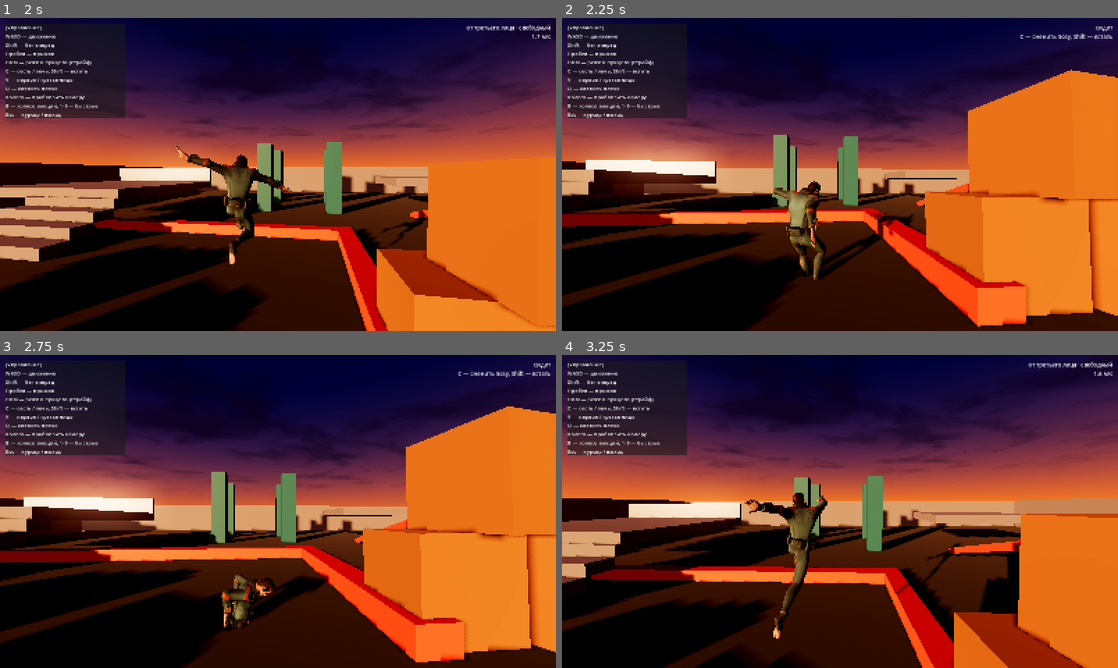
Above: before the commit, frames 1-4 (two rows, left to right).
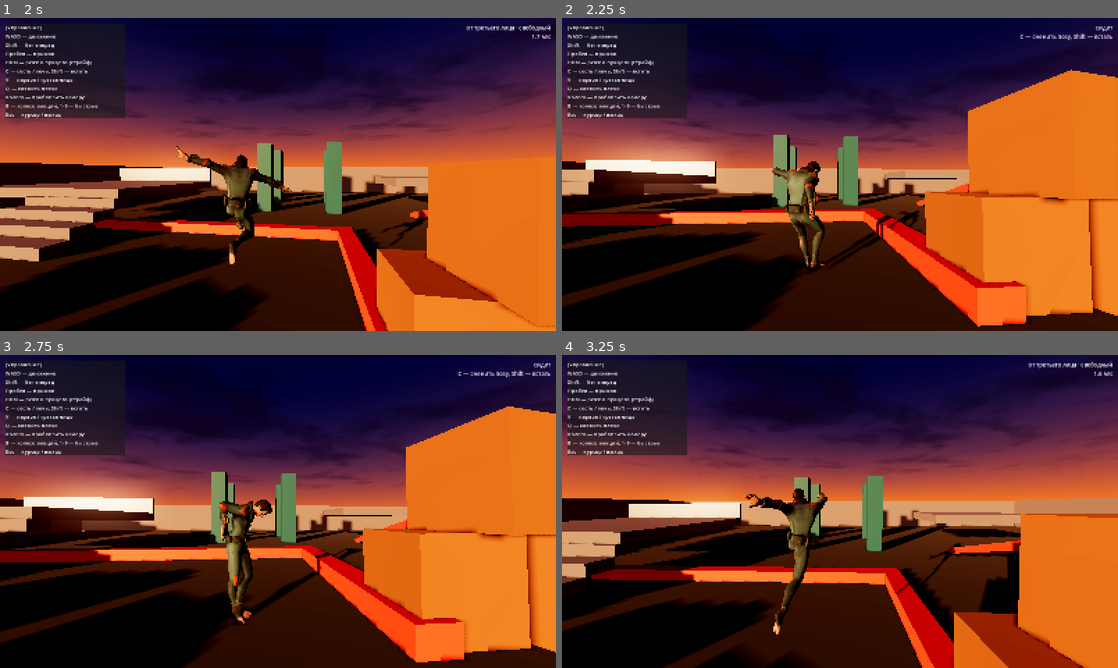
Above: after the commit, the same moments.

Repository: gazpromivanovic-boop/Sex
Game: Godot game, scene res://scenes/main.tscn
Two runs of this game, one before a commit and one after it. Both use one fixed random seed, a clock stepped at 60 frames per second and the inputs below.
Inputs (mouse positions are in pixels of both pictures, inside the frame that each line leads up to):
- Up to frame 1 (2 s): move the mouse to (305, 174) at 0.52 s; hold Right mouse button (aim) 0.53-1.28 s; hold W (move_forward) from 0.53 s (still down); tap Space (jump) at 0.77, 1.52 s; move the mouse to (250, 174) at 1.27 s; tap B (emote_wheel) at 1.35 s
- Up to frame 2 (2.25 s): keep holding W (move_forward); move the mouse to (851, 168) at 2.02 s; tap C (pose_cycle) at 2.1 s
- Up to frame 3 (2.75 s): keep holding W (move_forward)
- Up to frame 4 (3.25 s): keep holding W (move_forward); move the mouse to (834, 517) at 2.77 s; tap Shift (sprint) at 2.85 s; tap Space (jump) at 3.02 s

Frame 1 is identical in both runs. In frame 2, 2.2% of the frame differs, in the area x 37-65%, y 45-84%; in frame 3, 2.6%, in the area x 39-66%, y 46-88%; in frame 4, 1.2%.

Commit message:
Позы проваливались под пол
Две причины. В переносчике позиции переносились как абсолютные значения с
пересчётом масштаба, но у двух ригов таз стоит на разной высоте в своих
единицах — абсолютное значение оттуда сюда кладёт персонажа под пол. Теперь
берётся смещение относительно позы покоя исходника и прикладывается к нашему
покою.

Сверху добавлена страховка в контроллере: физическое тело остаётся цилиндром и
под позу подстроиться не может, поэтому меряем, насколько низко ушла самая
нижняя кость, и ровно на столько поднимаем модель. В стойке нижняя кость и так
над нулём, поправка нулевая.

Co-Authored-By: Claude Opus 5 <noreply@anthropic.com>

Diff:
--- a/scripts/clip_importer.gd
+++ b/scripts/clip_importer.gd
@@ -55,7 +55,7 @@
 
 	var scale := _rig_scale(source_skeleton, skeleton)
 	var bone_path := _bone_track_prefix(target)
-	var clip := _retarget(source, skeleton, bone_path, scale)
+	var clip := _retarget(source, source_skeleton, skeleton, bone_path, scale)
 	probe.queue_free()
 
 	if clip.get_track_count() == 0:
@@ -104,7 +104,12 @@
 	return ""
 
 
-static func _retarget(source: Animation, skeleton: Skeleton3D,
+## Позиции переносятся не как есть, а как смещение от позы покоя: у двух ригов
+## таз стоит на разной высоте и в разных единицах, и абсолютное значение оттуда
+## сюда не годится — персонаж уезжает под пол. Берём, насколько кость сдвинулась
+## относительно своего покоя в исходнике, пересчитываем в наш масштаб и
+## прикладываем к нашему покою.
+static func _retarget(source: Animation, from_skeleton: Skeleton3D, skeleton: Skeleton3D,
 		bone_path: String, scale: float) -> Animation:
 	var clip: Animation = source.duplicate(true)
 	for i in range(clip.get_track_count() - 1, -1, -1):
@@ -114,16 +119,26 @@
 			clip.remove_track(i)          # дорожки мешей и материалов нам не нужны
 			continue
 
-		var bone := _clean_bone(NodePath(clip.track_get_path(i)).get_concatenated_subnames())
-		if skeleton.find_bone(bone) < 0:
+		var raw := NodePath(clip.track_get_path(i)).get_concatenated_subnames()
+		var bone := _clean_bone(str(raw))
+		var target_bone := skeleton.find_bone(bone)
+		if target_bone < 0:
 			clip.remove_track(i)          # такой кости у нас нет
 			continue
 		clip.track_set_path(i, NodePath("%s:%s" % [bone_path, bone]))
 
-		if kind == Animation.TYPE_POSITION_3D and not is_equal_approx(scale, 1.0):
+		if kind == Animation.TYPE_POSITION_3D:
+			var here := skeleton.get_bone_rest(target_bone).origin
+			var there := Vector3.ZERO
+			if from_skeleton != null:
+				var source_bone := from_skeleton.find_bone(str(raw))
+				if source_bone < 0:
+					source_bone = from_skeleton.find_bone(bone)
+				if source_bone >= 0:
+					there = from_skeleton.get_bone_rest(source_bone).origin
 			for k in clip.track_get_key_count(i):
 				var v: Vector3 = clip.track_get_key_value(i, k)
-				clip.track_set_key_value(i, k, v * scale)
+				clip.track_set_key_value(i, k, here + (v - there) * scale)
 	return clip
 
 
--- a/scripts/player.gd
+++ b/scripts/player.gd
@@ -198,6 +198,7 @@
 var _visual_y: float = 0.0            ## сглаженная высота для камеры и модели
 var _visual_offset: float = 0.0
 var _step_lag: Vector3 = Vector3.ZERO ## насколько картинка отстаёт после переноса вперёд
+var _pose_lift: float = 0.0           ## на сколько поднята модель, чтобы поза не тонула
 var _stair_cycle: float = 0.0         ## оценка глубины проступи по прошлым ступенькам
 var _stair_shift: float = 0.0         ## сколько дистанции подарил последний перенос
 var _stair_travel: float = 0.0        ## пройдено с прошлого захода на ступеньку
@@ -902,9 +903,29 @@
 	_step_lag = _step_lag.lerp(Vector3.ZERO, clampf(1.0 - exp(-step_smooth_speed * delta), 0.0, 1.0))
 	_land_dip = lerpf(_land_dip, 0.0, clampf(1.0 - exp(-land_dip_recover * delta), 0.0, 1.0))
 
+	var lift: float = _pose_lift_target() if posing or _pose_lift > 0.001 else 0.0
+	_pose_lift = lerpf(_pose_lift, lift, clampf(delta * 10.0, 0.0, 1.0))
+
 	# корпус не повёрнут (крутится только модель), поэтому мировой сдвиг = локальный
-	model.position = Vector3(_step_lag.x, _visual_offset, _step_lag.z)
+	model.position = Vector3(_step_lag.x, _visual_offset + _pose_lift, _step_lag.z)
 	cam_yaw.position = Vector3(_step_lag.x, pivot_height + _visual_offset - _land_dip, _step_lag.z)
+
+
+## Клип позы опускает таз, и модель уезжает ниже начала координат тела — то есть
+## под пол: физическое тело остаётся цилиндром и подстроиться под позу не может.
+## Поэтому меряем, насколько низко ушла самая нижняя кость, и ровно на столько
+## поднимаем модель. В стойке нижняя кость и так над нулём, поправка выходит нулевой,
+## так что проверка ничего не портит и в обычном движении.
+func _pose_lift_target() -> float:
+	if skeleton == null:
+		return 0.0
+	var base := global_position.y + _pose_lift      # текущий подъём вычитаем, иначе он себя же и накрутит
+	var lowest := 0.0
+	for b in skeleton.get_bone_count():
+		var bone_y: float = (skeleton.global_transform
+			* skeleton.get_bone_global_pose(b)).origin.y
+		lowest = minf(lowest, bone_y - base)
+	return -lowest
 
 
 func _process(delta: float) -> void:
Not shown, changed: README.md
